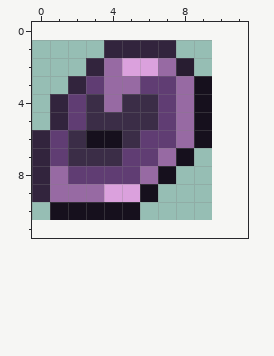
Pixel-art sprite, stored at Assets/Items/Evolutionary/DuskStone.png. This is how it looked before the edit.
The file is 20x20 pixels, drawn in blocks of 2x2; one block is one cell here. The old version is drawn lined up with the new one, on the new canvas.
New version:
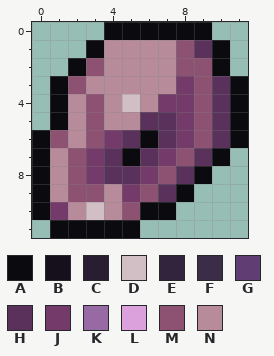
Palette (. is transparent): A #0a0a0f  B #16101d  C #281d31  D #d2bfc5  E #32243d  F #3b2d47  G #603d73  H #5a315a  J #743b6a  K #976aa3  L #dba1dd  M #8d5172  N #b88b9a
Log entry: Update evolution stones to use new sprites
Edits made:
canvas 10x10 -> 12x12, the old top-left corner now at 0,1
Changed rows in their new state; - is an unchanged pixel.
first column x 0:
 0 ----AAAAAA--
 1 ---ANNNNMHA-
 2 --AMNNNNMMA-
 3 -AMNNNNNJMHA
 4 -ANMNDNJJMHA
 5 -ANMNNHHJMHA
 6 AMNMJHAHJMHA
 7 ANMJHAHJMHA-
 8 ANMJHHJMHA--
 9 ANMMNJMHA---
10 AJNDNMAA----
11 -AAAAA------
Pixel boxes of the changes (left, top, right, bottom) in both pictures:
changed: (32, 22, 248, 238)
